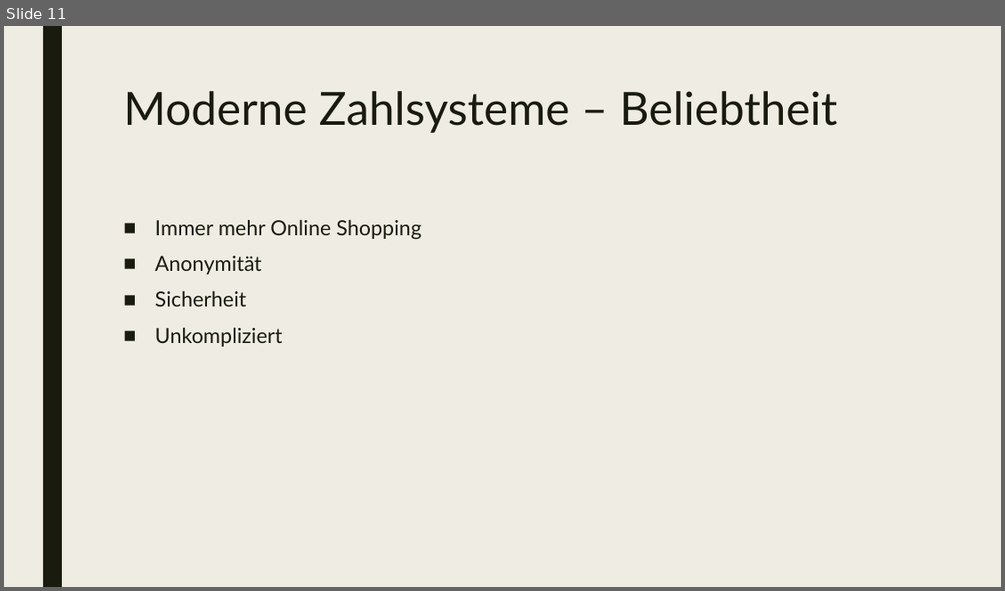
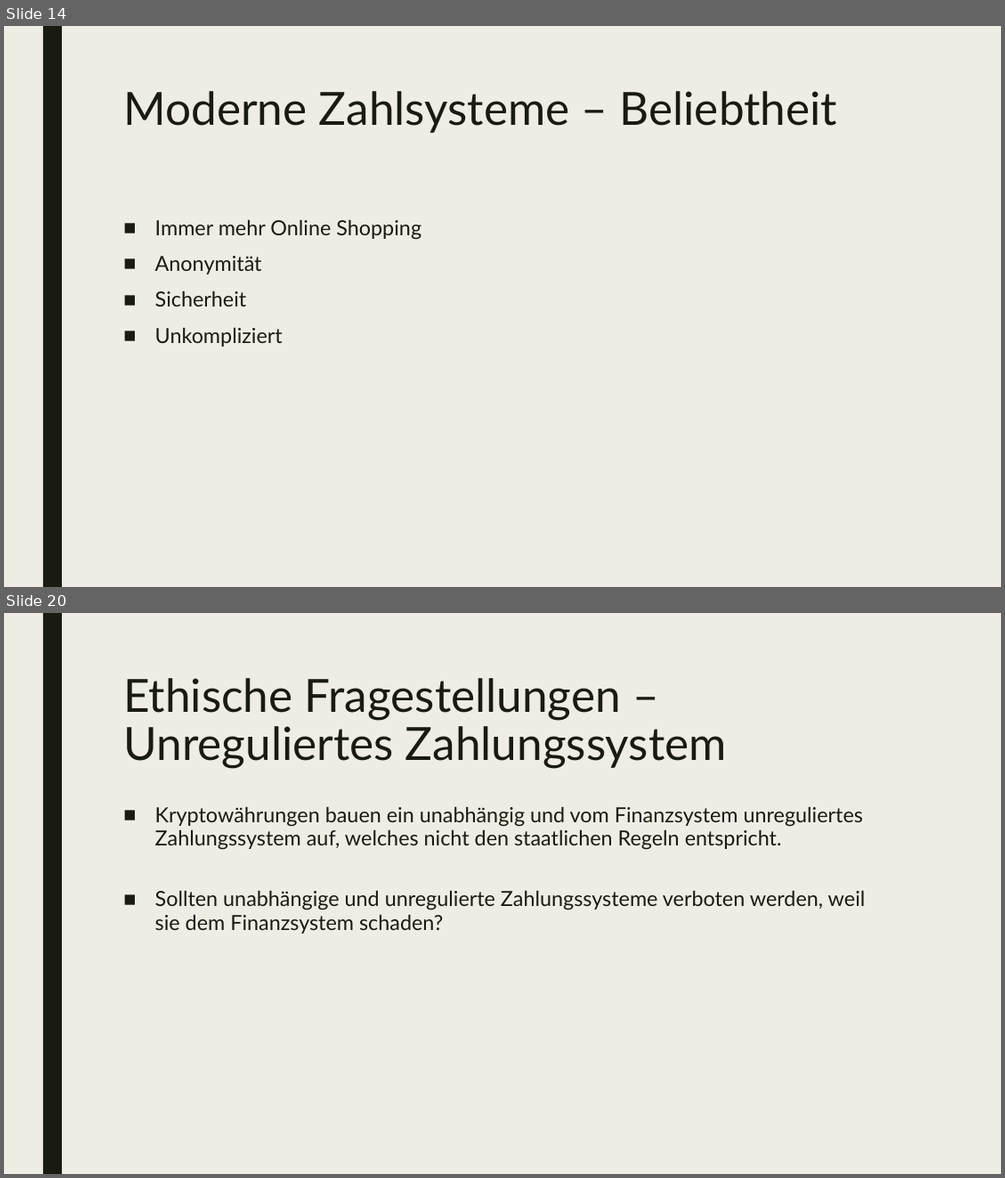
Before and after one commit to mwoelfer-tgm/ethik_presentation, a slide deck: presentation/Zahlungssysteme.pptx. Shown one above the other, each under a label of ours: slide 11 before the commit, slides 14 and 20 after it; the slides between them are not shown. The pictures are 1005x591 and 1005x1178 pixels, drawn with LibreOffice and Linux fonts; fonts in the diff are those of the drawing. Boxes give left, top, right and bottom in pixels: in the first picture for what was removed or moved away, otherwise in the second. Text is boxed around its words. In the diff, an @@ line names an element or a change of style, - is before the commit and + after.

```diff
--- a/presentation/Zahlungssysteme.pptx
+++ b/presentation/Zahlungssysteme.pptx
@@ slide 20 added at [4, 613, 1001, 1174], background #EFEDE3; not listed: 1 template element that a slide beside it also shows @@
@@ title added at [123, 678, 727, 769], 44 pt, text #191B0E @@
+Ethische Fragestellungen – Unreguliertes Zahlungssystem
@@ text added at [155, 806, 866, 933], 20 pt, text #191B0E @@
+■ Kryptowährungen bauen ein unabhängig und vom Finanzsystem unreguliertes Zahlungssystem auf, welches nicht den staatlichen Regeln entspricht.
+■ Sollten unabhängige und unregulierte Zahlungssysteme verboten werden, weil sie dem Finanzsystem schaden?
@@ what was slide 11 is now slide 14 @@
```
Also in this commit, not shown: 1 slide changed, 8 other slides added, 1 slide removed, 1 other file.
